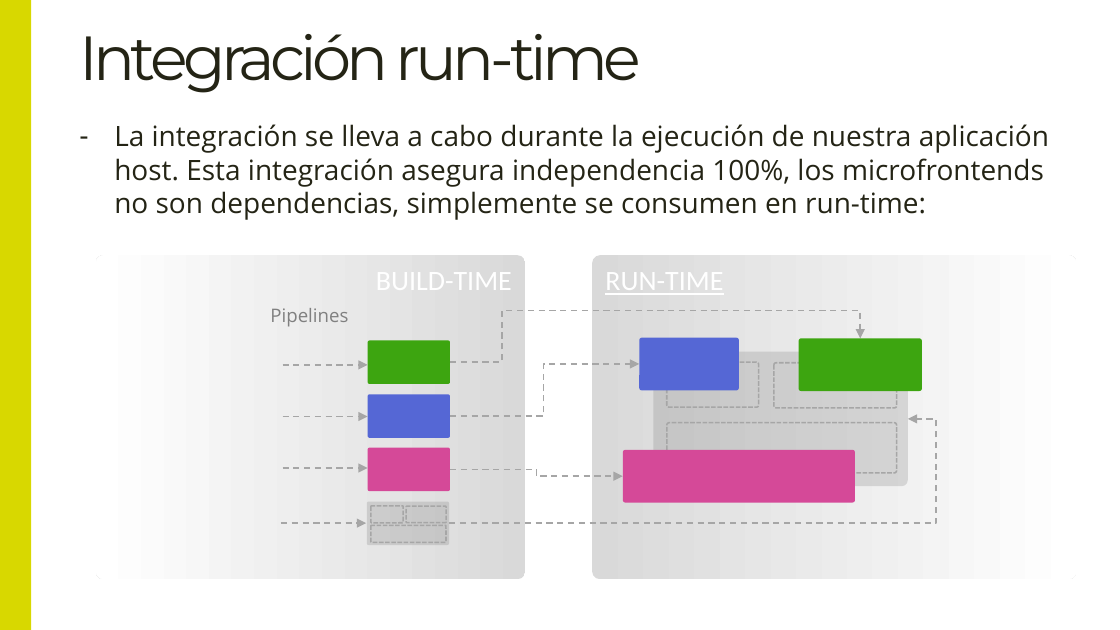
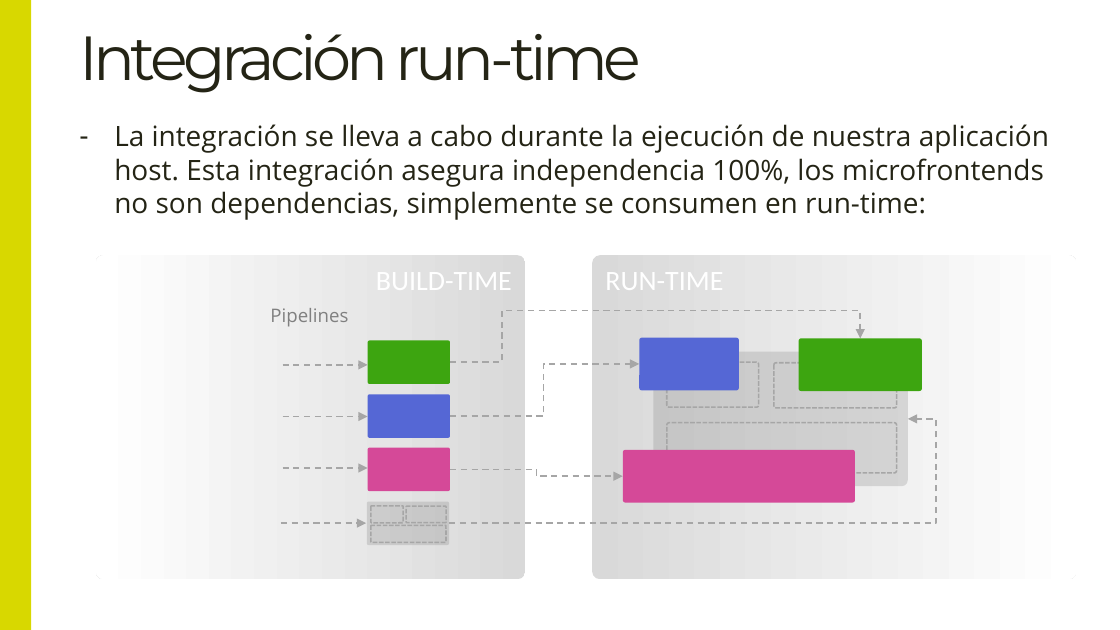
Before and after one commit to Lemoncode/master-frontend-lemoncode, a slide deck: slide 9 of 04-frameworks/08-microfrontends/00-teoría/00-introducción-a-microfrontends.pptx. Drawn at 1120x630 pixels with LibreOffice and Linux fonts; fonts in the diff are those of the drawing. Boxes give left, top, right and bottom in pixels: in the first picture for what was removed or moved away, otherwise in the second. Text is boxed around its words. In the diff, an @@ line names an element or a change of style, - is before the commit and + after.

```diff
--- a/04-frameworks/08-microfrontends/00-teoría/00-introducción-a-microfrontends.pptx
+++ b/04-frameworks/08-microfrontends/00-teoría/00-introducción-a-microfrontends.pptx
@@ rounded rectangle "RUN-TIME" at bbox=[592, 255, 1076, 579]: underline off @@
```
Also in this commit, not shown: 2 other files.
